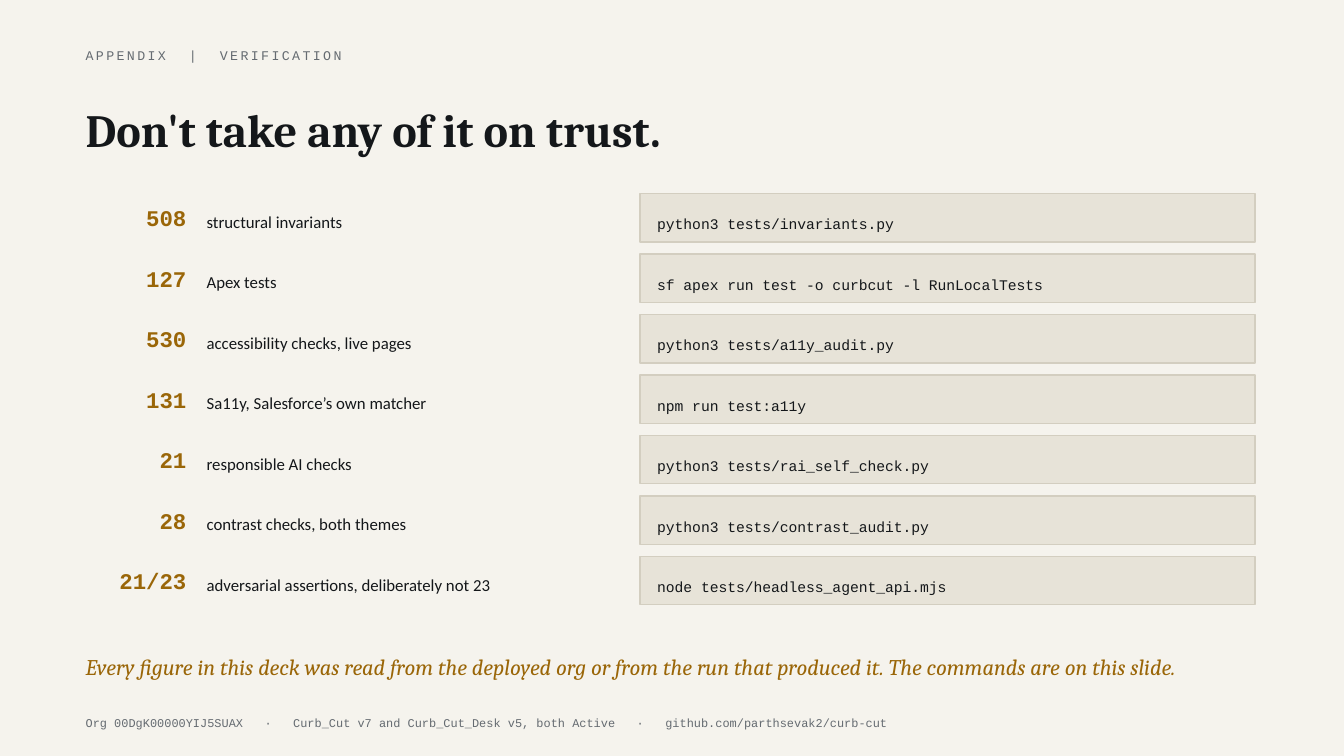
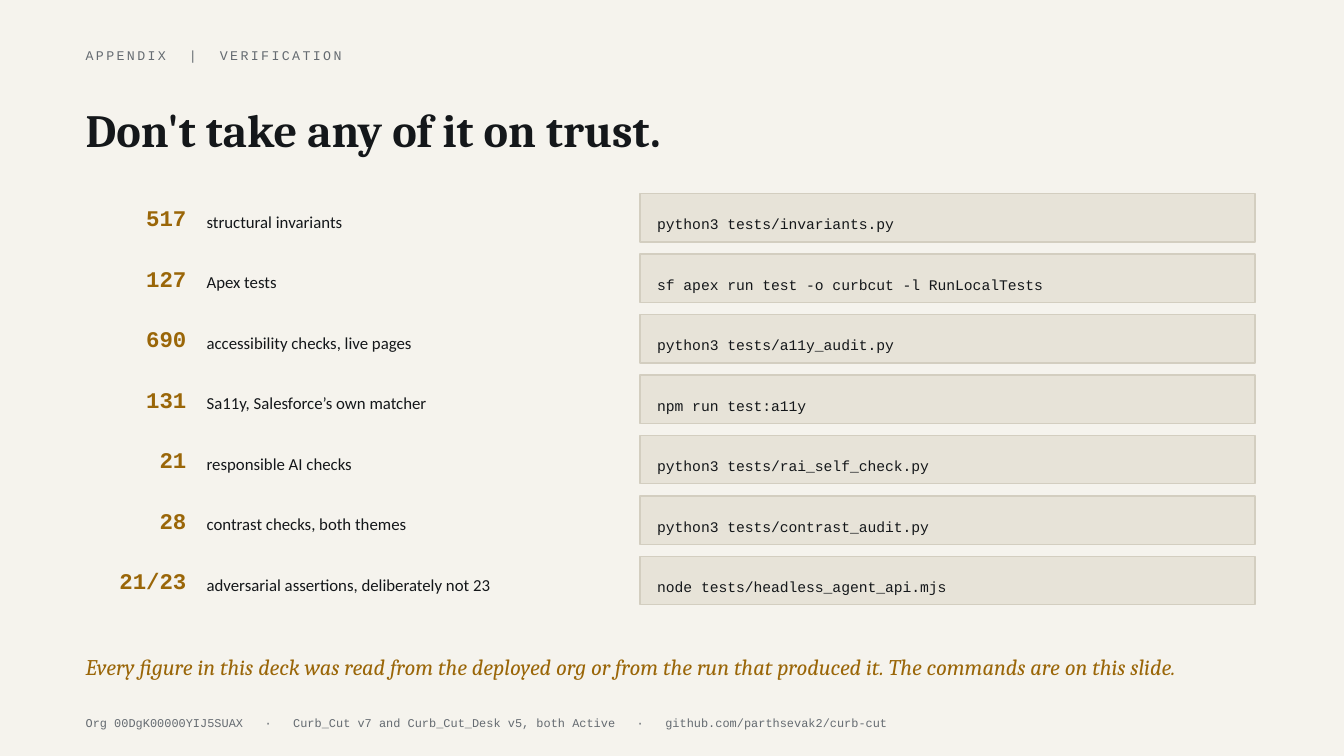
Before and after one commit to parthsevak2/curb-cut, a slide deck: slide 32 of deck/Curb-Cut.pptx. Drawn at 1344x756 pixels with LibreOffice and Linux fonts; fonts in the diff are those of the drawing. Boxes give left, top, right and bottom in pixels: in the first picture for what was removed or moved away, otherwise in the second. Text is boxed around its words. In the diff, an @@ line names an element or a change of style, - is before the commit and + after.

```diff
--- a/deck/Curb-Cut.pptx
+++ b/deck/Curb-Cut.pptx
@@ text at box(146, 211, 186, 227): text changed @@
-508
+517
@@ text at box(146, 332, 186, 348): text changed @@
-530
+690
```
Also in this commit, not shown: 1 other slide changed, 1 other file.
